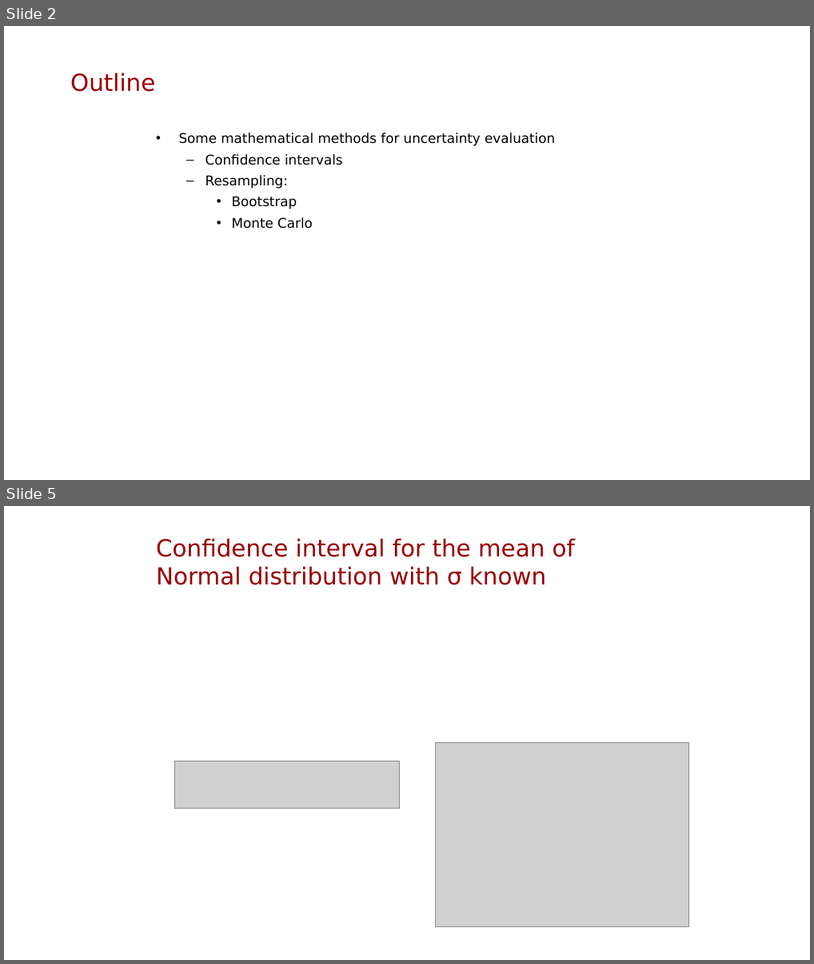
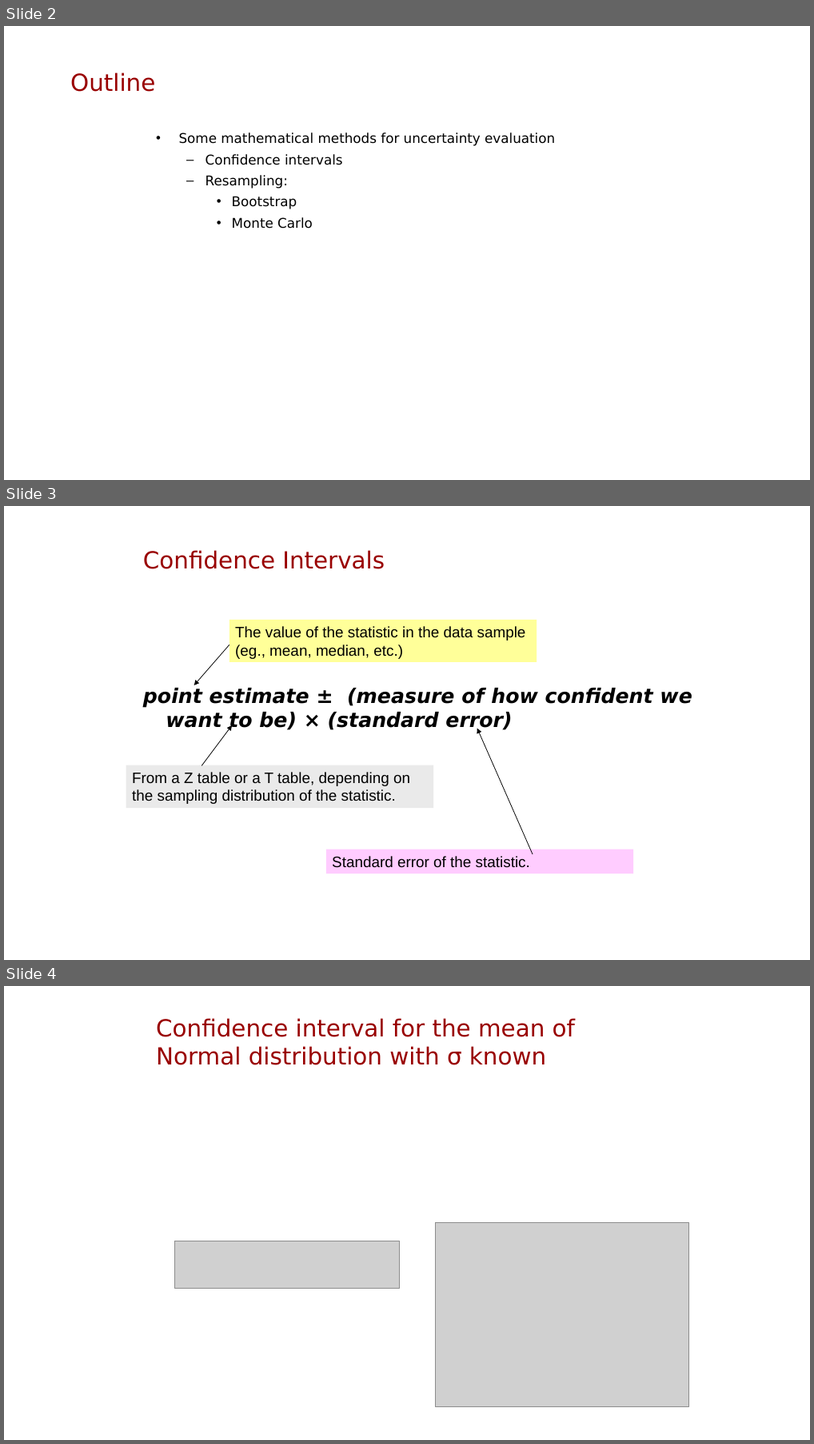
Before and after one commit to mbolic2/Uncertainty_Course, a slide deck: Lec 5 Bootstrap and Monte Carlo/Confidence intervals and Bootstrap.pptx. Shown one above the other, each under a label of ours: slides 2 and 5 before the commit, slides 2, 3 and 4 after it; the slides between them are not shown. The pictures are 814x964 and 814x1444 pixels, drawn with LibreOffice and Linux fonts; fonts in the diff are those of the drawing; grey boxes stand for pictures; background and template pictures are left out. Boxes give left, top, right and bottom in pixels: in the first picture for what was removed or moved away, otherwise in the second. Text is boxed around its words. In the diff, an @@ line names an element or a change of style, - is before the commit and + after.

```diff
--- a/Lec 5 Bootstrap and Monte Carlo/Confidence intervals and Bootstrap.pptx
+++ b/Lec 5 Bootstrap and Monte Carlo/Confidence intervals and Bootstrap.pptx
@@ slide 3 added at (4, 506, 810, 960), background picture (left out) @@
@@ title added at (143, 550, 385, 569), 28 pt, text #990000 @@
+Confidence Intervals
@@ rectangle added at (230, 620, 537, 662), fill #FFFF99, 18 pt, text #000000 @@
+The value of the statistic in the data sample (eg., mean, median, etc.)
@@ arrow added from (230, 644) to (194, 685), #000000 0.75 pt @@
@@ text added at (143, 688, 692, 732), 24 pt, text #000000, bold, italic @@
+point estimate ± (measure of how confident we want to be) × (standard error)
@@ arrow added from (202, 765) to (232, 725), #000000 0.75 pt @@
@@ arrow added from (533, 854) to (478, 728), #000000 0.75 pt @@
@@ rectangle added at (126, 765, 434, 808), fill #EAEAEA, 18 pt, text #000000 @@
+From a Z table or a T table, depending on the sampling distribution of the statistic.
@@ rectangle added at (326, 849, 634, 873), fill #FFCCFF, 18 pt, text #000000 @@
+Standard error of the statistic.
@@ what was slide 5 is now slide 4 @@
```
Also in this commit, not shown: 7 other slides added, 5 other files.
